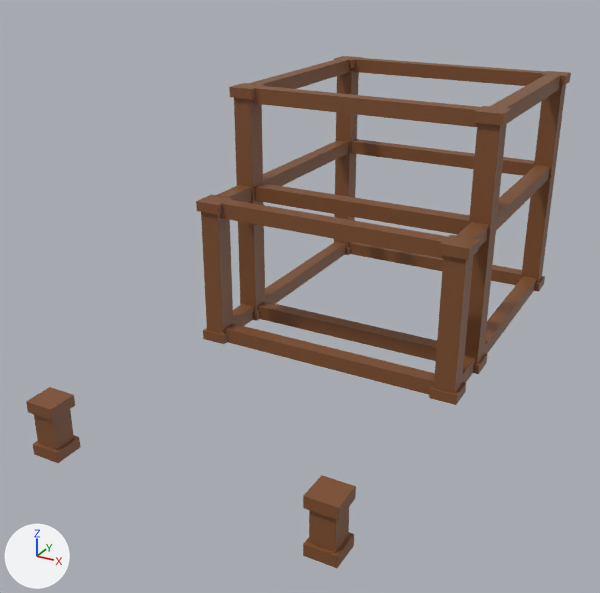
Before and after pictures for a commit that changed the OBJ model resources/Model/House/House2.obj.
Before and after are seen from a 50 mm camera at (65.5, -127.8, 78.2) aimed at (-5.6, 1.3, 13.6). Arrows for +X, +Y and +Z are at lower left; the lights stay in place. Where no turn or scale is listed for an object, it has been applied to the vertices.

The scene before the commit, as lines of its bpy script (objects in view):
```python
me_pillar_001 = bpy.data.meshes.new('Pillar.001')
me_pillar_001.from_pydata(...)  # 304 vertices, 520 faces; spans x -27.6..27.6, y -48.6..63.6, z 0.0..50.0
me_pillar_001.materials.append(mat_house1_001)  # picture img_house1_png
ob_pillar_001 = bpy.data.objects.new('Pillar.001', me_pillar_001)
ob_pillar_001.location = (0.0, 0.0, 0.0)
```
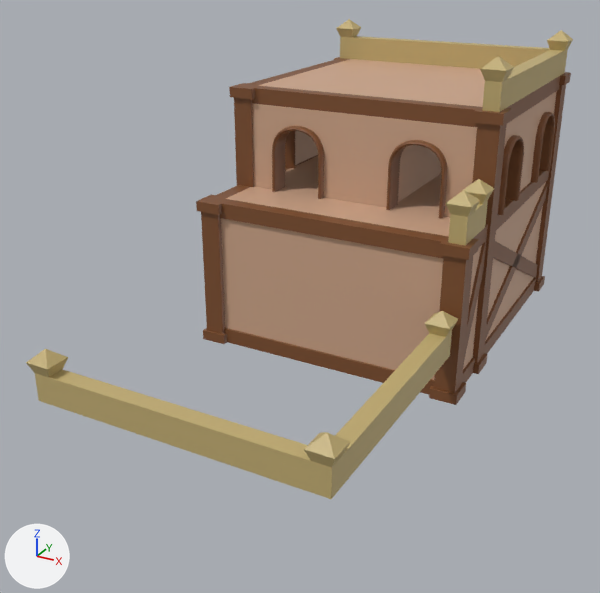
Location of each change, [x1, y1, x2, y2] in pixels of the pictures (600 x 593 px):
'Pillar.001', reshaped (6% shorter)
    before: [26, 56, 571, 568]
    after: [26, 19, 573, 499]
part 1 of me_pillar_001, added (beige)
    after: [258, 59, 485, 107]
part 2 of me_pillar_001, added (beige)
    after: [226, 156, 450, 237]
part 3 of me_pillar_001, added (brown)
    after: [398, 145, 441, 202]
part 4 of me_pillar_001, deleted (brown)
    before: [303, 475, 356, 568]
part 5 of me_pillar_001, deleted (brown)
    before: [26, 387, 80, 463]
part 6 of me_pillar_001, built on
    before: [254, 139, 534, 235]
    after: [26, 19, 573, 499]

The change in detail:
me_pillar_001 is used by ob_pillar_001; location (0.0, 0.0, 0.0).
me_pillar_001 had 304 vertices, 520 faces and spanned x -27.6..27.6, y -48.6..63.6, z 0.0..50.0.
me_pillar_001 now has 7568 vertices, 14040 faces and spans x -27.6..27.6, y -48.3..73.3, z 0.0..59.0.
me_pillar_001 part 1: a new loose piece, a box spanning x -23.5..23.5, y 16.5..59.5, z 48.0..50.0, in mat_house1_001 (picture img_house1_png).
me_pillar_001 part 2: a new loose piece, a box spanning x -23.5..23.5, y 3.5..59.5, z 28.0..30.0, in mat_house1_001 (picture img_house1_png).
me_pillar_001 part 3: a new loose piece, a box spanning x -7.2..7.2, y 15.0..41.0, z 30.0..48.0, in mat_house1_001 (picture img_house1_png).
me_pillar_001 part 4: the loose piece of 24 vertices spanning x 22.4..27.6, y -48.6..-43.4, z 0.0..10.0 is deleted.
me_pillar_001 part 5: the loose piece of 24 vertices spanning x -27.6..-22.4, y -48.6..-43.4, z 0.0..10.0 is deleted.
me_pillar_001 part 6: 12 vertices removed from x -23.0..23.0, y 13.5..62.5, z 27.0..30.0; 7300 vertices added at x -27.4..27.4, y -48.3..73.3, z 0.8..59.0.
